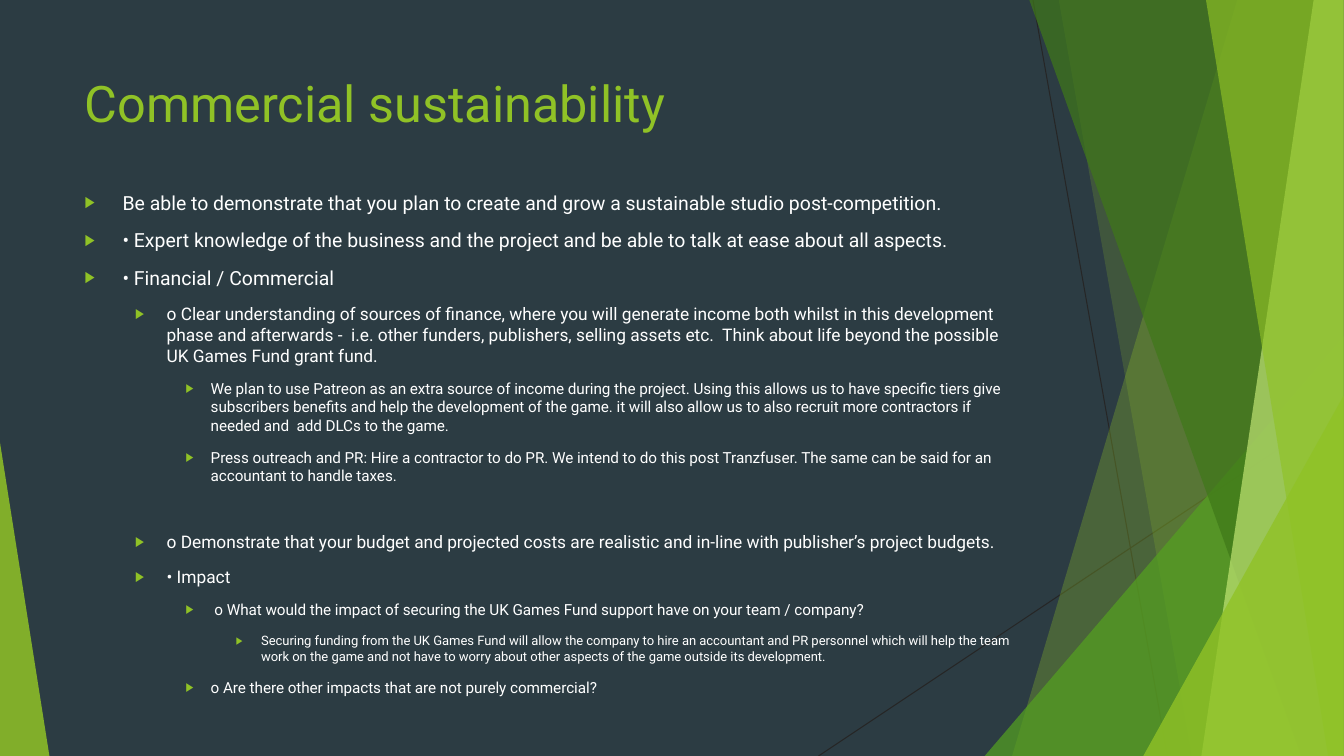
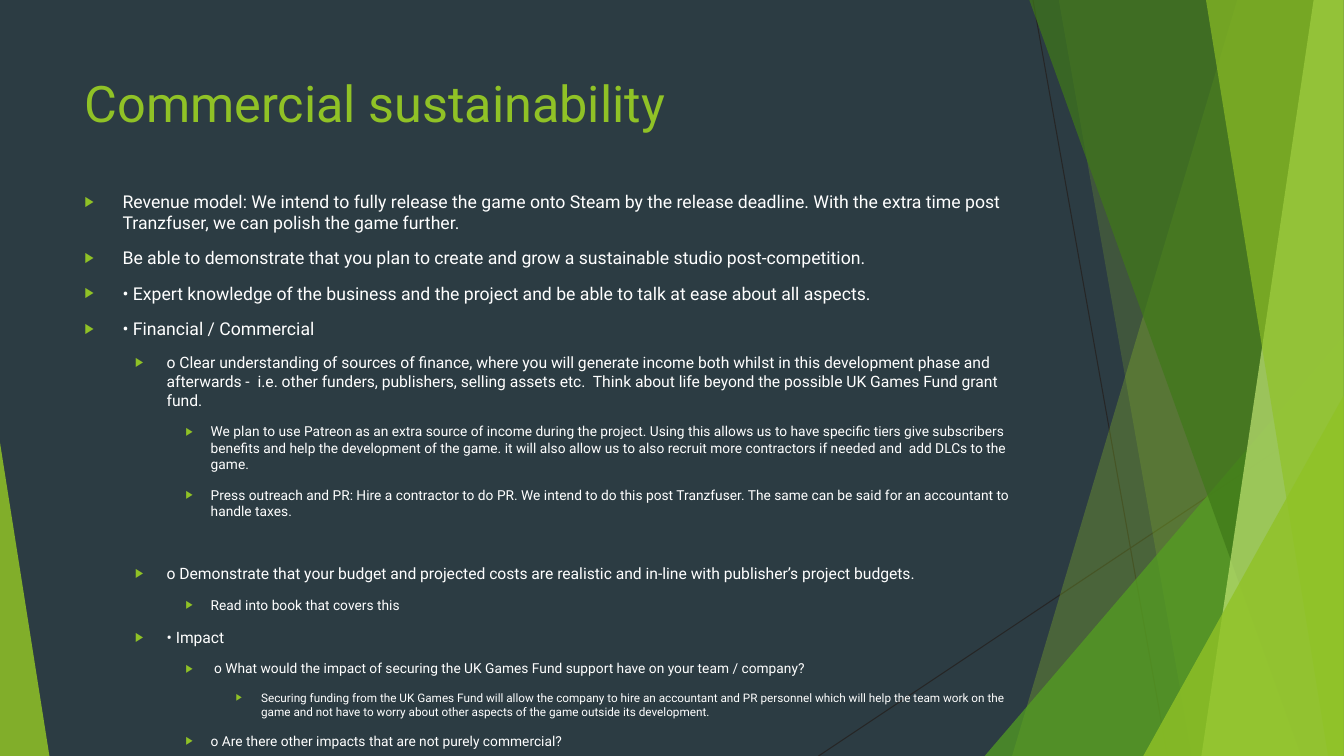
Before and after one commit to Pilokio/Tranzfuser, a slide deck: slide 10 of Virtual Pitch Presentation/Pitch.pptx. Drawn at 1344x756 pixels with LibreOffice and Linux fonts; fonts in the diff are those of the drawing. Boxes give left, top, right and bottom in pixels: in the first picture for what was removed or moved away, otherwise in the second. Text is boxed around its words. In the diff, an @@ line names an element or a change of style, - is before the commit and + after.

```diff
--- a/Virtual Pitch Presentation/Pitch.pptx
+++ b/Virtual Pitch Presentation/Pitch.pptx
@@ text at box(123, 194, 1000, 233): paragraph added @@
+▶ Revenue model: We intend to fully release the game onto Steam by the release deadline. With the extra time post Tranzfuser, we can polish the game further.
@@ text at box(123, 250, 1009, 719): size 13.9 to 12.6 pt in "Be able to demonstrate that you plan ...", "• Expert knowledge of the business and ...", "• Financial / Commercial"; size 12.4 to 11.2 pt in "o Clear understanding of sources of finance, ...", "o Demonstrate that your budget and projected ...", "• Impact"; size 10.8 to 9.8 pt in "We plan to use Patreon as an ...", "Press outreach and PR: Hire a contractor ...", "o What would the impact of securing ...", "o Are there other impacts that are ..."; size 9.3 to 8.4 pt in "Securing funding from the UK Games Fund ..." @@
@@ text at box(211, 599, 400, 610): paragraph added @@
+    ▶ Read into book that covers this
```
Also in this commit, not shown: 4 other slides changed.
